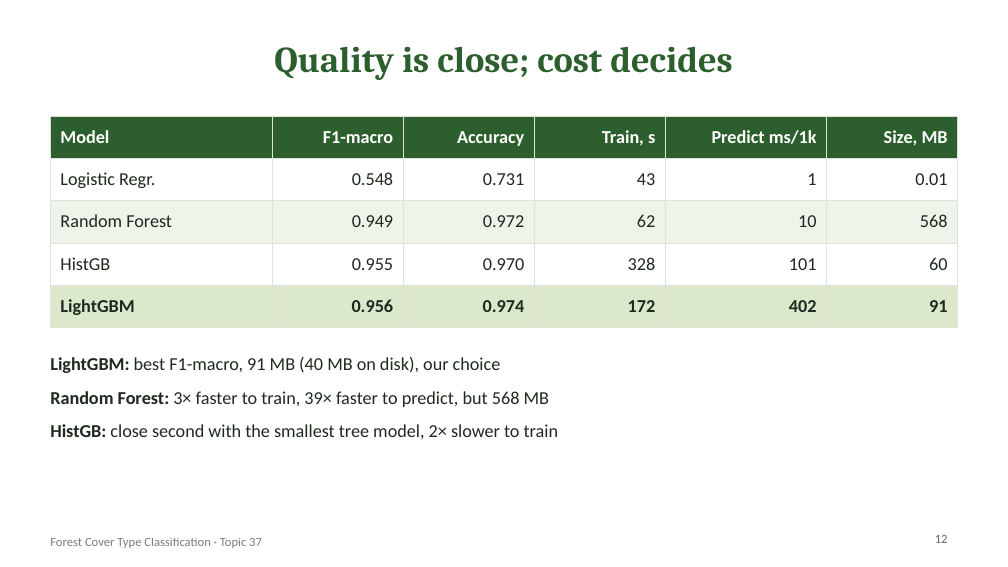
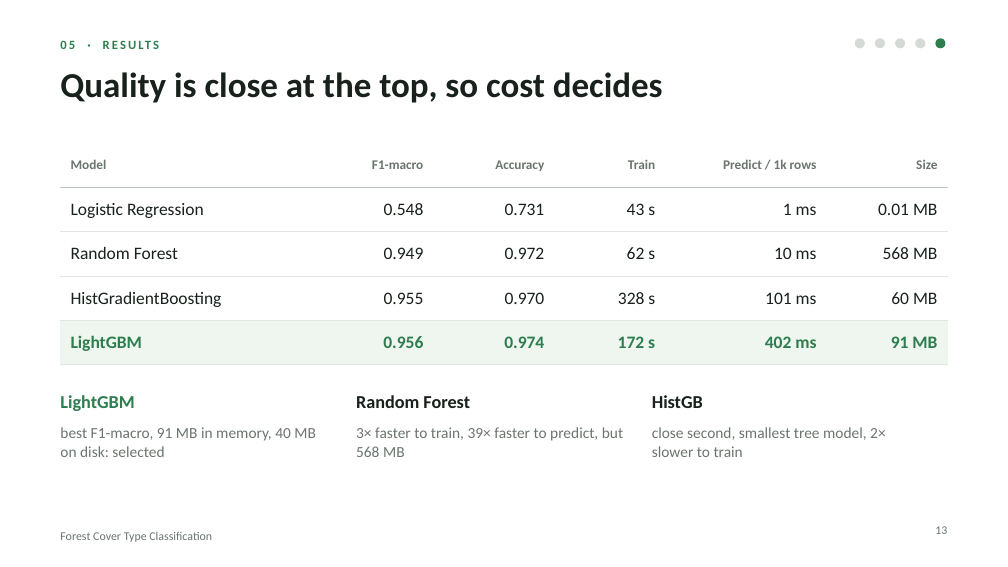
Before and after one commit to mara-werils/forest-cover-classification, a slide deck: slide 13 of docs/Presentation_Forest_Cover_Classification.pptx (slide 12 before the commit). Drawn at 1008x567 pixels with LibreOffice and Linux fonts; fonts in the diff are those of the drawing. Boxes give left, top, right and bottom in pixels: in the first picture for what was removed or moved away, otherwise in the second. Text is boxed around its words. In the diff, an @@ line names an element or a change of style, - is before the commit and + after.

```diff
--- a/docs/Presentation_Forest_Cover_Classification.pptx
+++ b/docs/Presentation_Forest_Cover_Classification.pptx
@@ text added at [60, 33, 665, 55], 9 pt, text #2E7D4F, bold @@
+05 · RESULTS
@@ ellipse added at [855, 38, 865, 48], fill #D5DAD6 @@
@@ ellipse added at [875, 38, 885, 48], fill #D5DAD6 @@
@@ ellipse added at [895, 38, 905, 48], fill #D5DAD6 @@
@@ ellipse added at [915, 38, 925, 48], fill #D5DAD6 @@
@@ ellipse added at [935, 38, 946, 48], fill #2E7D4F @@
@@ title at [60, 72, 663, 103]: text changed; size 26 to 25 pt; font Cambria to Calibri; text colour #2C5F2D to #18211B @@
-Quality is close; cost decides
+Quality is close at the top, so cost decides
@@ title "Quality is close at the ..." at [60, 72, 663, 103]: vertical alignment middle to top @@
@@ table at [60, 143, 948, 355] @@
-row 1: Model | F1-macro | Accuracy | Train, s | Predict ms/1k | Size, MB
+row 1: Model | F1-macro | Accuracy | Train | Predict / 1k rows | Size
-row 2: Logistic Regr. | 0.548 | 0.731 | 43 | 1 | 0.01
+row 2: Logistic Regression | 0.548 | 0.731 | 43 s | 1 ms | 0.01 MB
-row 3: Random Forest | 0.949 | 0.972 | 62 | 10 | 568
+row 3: Random Forest | 0.949 | 0.972 | 62 s | 10 ms | 568 MB
-row 4: HistGB | 0.955 | 0.970 | 328 | 101 | 60
+row 4: HistGradientBoosting | 0.955 | 0.970 | 328 s | 101 ms | 60 MB
-row 5: LightGBM | 0.956 | 0.974 | 172 | 402 | 91
+row 5: LightGBM | 0.956 | 0.974 | 172 s | 402 ms | 91 MB
@@ fill #2C5F2D to #FFFFFF in row 1 @@
@@ fill #EEF4EA to #FFFFFF in row 3 @@
@@ fill #DCE8CB to #EEF6EF in row 5 @@
@@ size 13 to 9.5 pt, text colour #FFFFFF to #6B756E in "Model", "F1-macro", "Accuracy" @@
@@ size 13 to 12.5 pt in "0.548", "0.731", "Random Forest", "0.949" and 6 more places @@
@@ text colour #1F2A1F to #18211B in "0.548", "0.731", "Random Forest", "0.949" and 3 more places @@
@@ text colour #1F2A1F to #2E7D4F in "LightGBM", "0.956", "0.974" @@
@@ borders changed @@
@@ table: place and size @@
-table at [50, 116, 958, 319]
+table at [60, 143, 948, 355]
@@ text removed at [50, 357, 558, 439] @@
-• LightGBM: best F1-macro, 91 MB (40 MB on disk), our choice
-• Random Forest: 3× faster to train, 39× faster to predict, but 568 MB
-• HistGB: close second with the smallest tree model, 2× slower to train
@@ text added at [60, 395, 134, 411], 13 pt, text #2E7D4F, bold @@
+LightGBM
@@ text added at [356, 395, 470, 408], 13 pt, text #18211B, bold @@
+Random Forest
@@ text added at [652, 395, 703, 408], 13 pt, text #18211B, bold @@
+HistGB
@@ text added at [60, 427, 316, 457], 11 pt, text #6B756E @@
+best F1-macro, 91 MB in memory, 40 MB on disk: selected
@@ text added at [356, 427, 623, 457], 11 pt, text #6B756E @@
+3× faster to train, 39× faster to predict, but 568 MB
@@ text added at [652, 427, 885, 457], 11 pt, text #6B756E @@
+close second, smallest tree model, 2× slower to train
@@ text at [60, 532, 212, 542]: text changed; size 9 to 8.5 pt; text colour #1F2A1F at 60% opacity to #6B756E @@
-Forest Cover Type Classification · Topic 37
+Forest Cover Type Classification
@@ page number removed at [935, 535, 948, 543] @@
-12
@@ page number added at [935, 526, 947, 534], 8.5 pt, text #6B756E @@
+13
```
Also in this commit, not shown: 13 other slides changed, 5 slides added, 4 slides removed, 2 other files.
